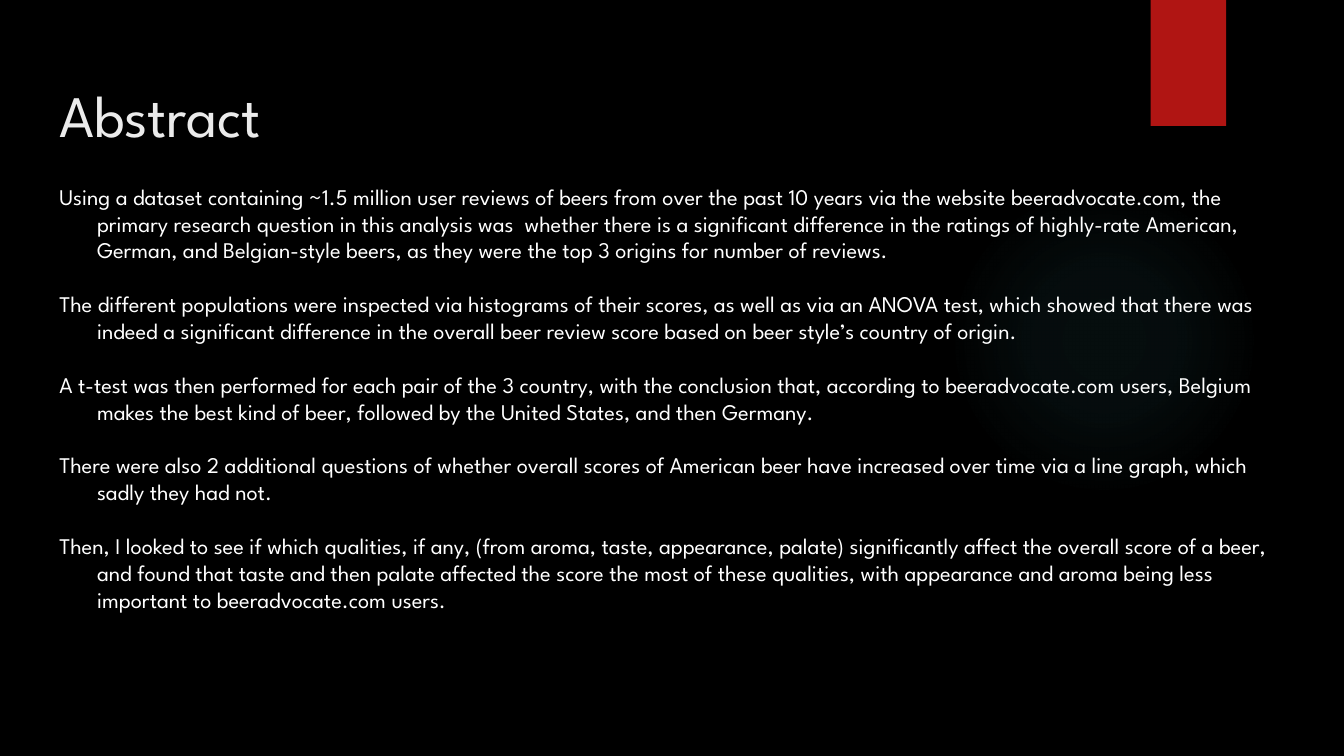
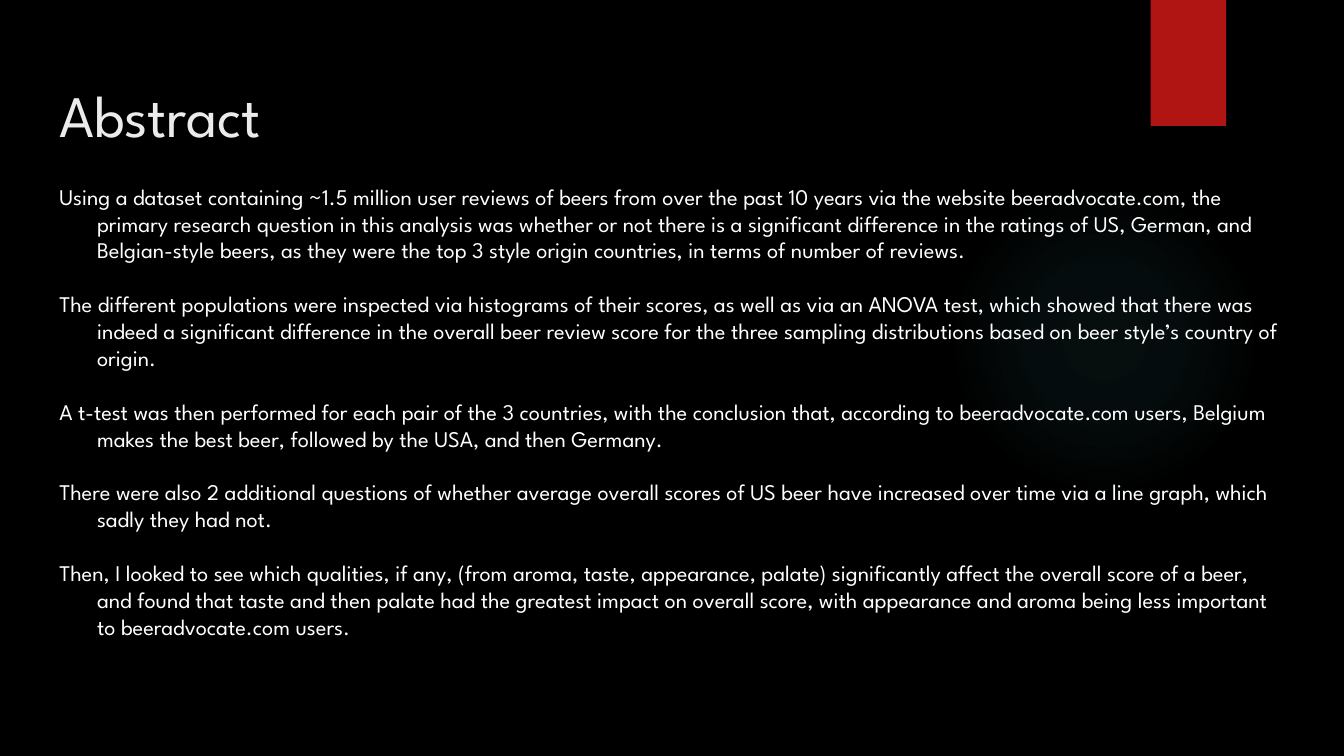
Before and after one commit to stephenlaw30/DataScienceMasters, a slide deck: slide 2 of Python/UCSD/PythonForDataScience/Week9/DSE_200X_FinalProjectPresentation.pptx. Drawn at 1344x756 pixels with LibreOffice and Linux fonts; fonts in the diff are those of the drawing; background and template pictures are left out. Boxes give left, top, right and bottom in pixels: in the first picture for what was removed or moved away, otherwise in the second. Text is boxed around its words. In the diff, an @@ line names an element or a change of style, - is before the commit and + after.

Commit message:
Change 'American' label to 'USA' since American is a continent, proofread and edit final draft of powerpoint presentation for EDX UCSD Python For Data Science final project

```diff
--- a/Python/UCSD/PythonForDataScience/Week9/DSE_200X_FinalProjectPresentation.pptx
+++ b/Python/UCSD/PythonForDataScience/Week9/DSE_200X_FinalProjectPresentation.pptx
@@ text at [59, 189, 1277, 636]: text changed @@
-Using a dataset containing ~1.5 million user reviews of beers from over the past 10 years via the website beeradvocate.com, the primary research question in this analysis was whether there is a significant difference in the ratings of highly-rate American, German, and Belgian-style beers, as they were the top 3 origins for number of reviews.
-The different populations were inspected via histograms of their scores, as well as via an ANOVA test, which showed that there was indeed a significant difference in the overall beer review score based on beer style’s country of origin.
-A t-test was then performed for each pair of the 3 country, with the conclusion that, according to beeradvocate.com users, Belgium makes the best kind of beer, followed by the United States, and then Germany.
-There were also 2 additional questions of whether overall scores of American beer have increased over time via a line graph, which sadly they had not.
-Then, I looked to see if which qualities, if any, (from aroma, taste, appearance, palate) significantly affect the overall score of a beer, and found that taste and then palate affected the score the most of these qualities, with appearance and aroma being less important to beeradvocate.com users.
+Using a dataset containing ~1.5 million user reviews of beers from over the past 10 years via the website beeradvocate.com, the primary research question in this analysis was whether or not there is a significant difference in the ratings of US, German, and Belgian-style beers, as they were the top 3 style origin countries, in terms of number of reviews.
+The different populations were inspected via histograms of their scores, as well as via an ANOVA test, which showed that there was indeed a significant difference in the overall beer review score for the three sampling distributions based on beer style’s country of origin.
+A t-test was then performed for each pair of the 3 countries, with the conclusion that, according to beeradvocate.com users, Belgium makes the best beer, followed by the USA, and then Germany.
+There were also 2 additional questions of whether average overall scores of US beer have increased over time via a line graph, which sadly they had not.
+Then, I looked to see which qualities, if any, (from aroma, taste, appearance, palate) significantly affect the overall score of a beer, and found that taste and then palate had the greatest impact on overall score, with appearance and aroma being less important to beeradvocate.com users.
```
Also in this commit, not shown: 7 other slides changed, 4 other files.
